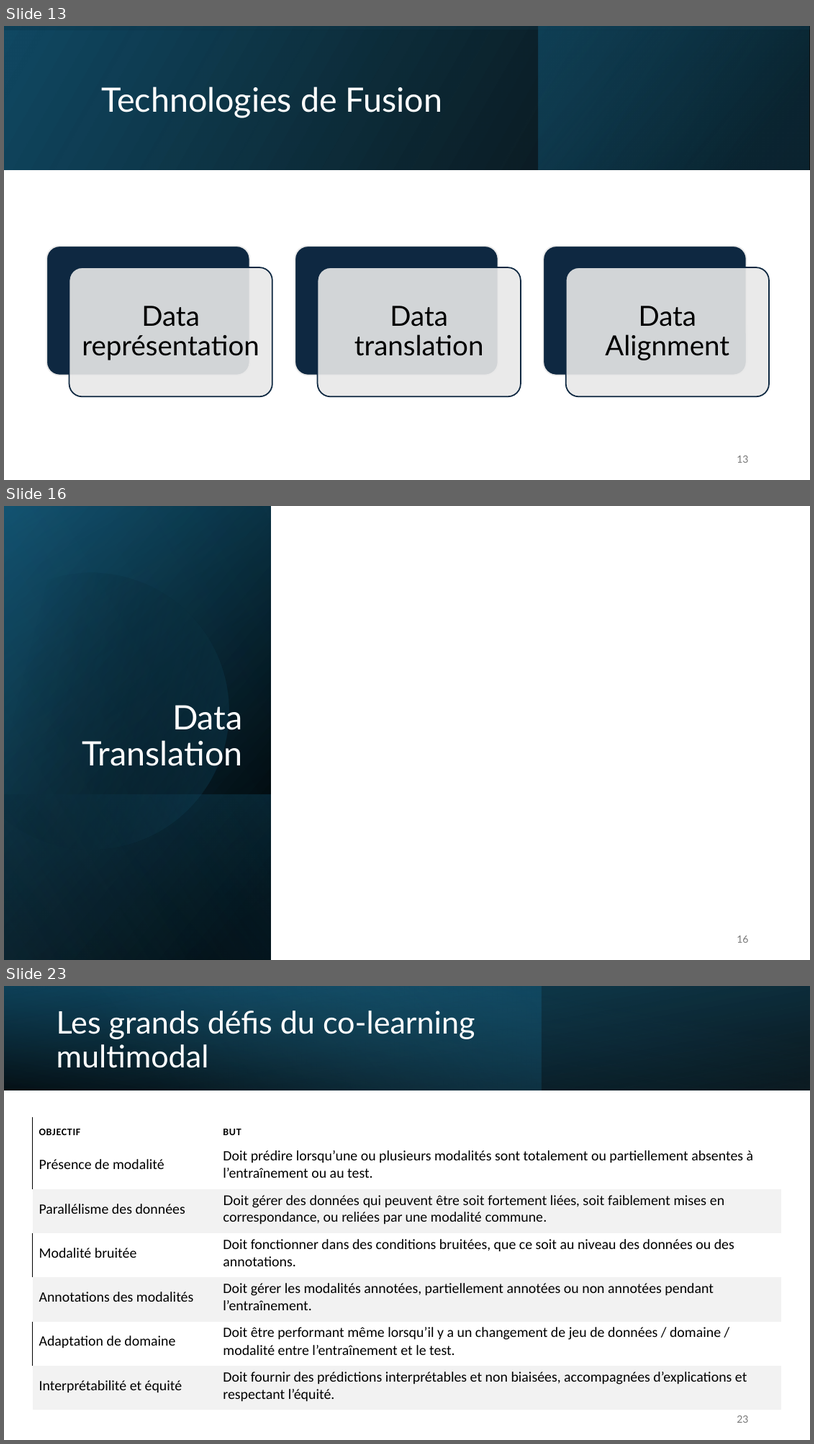
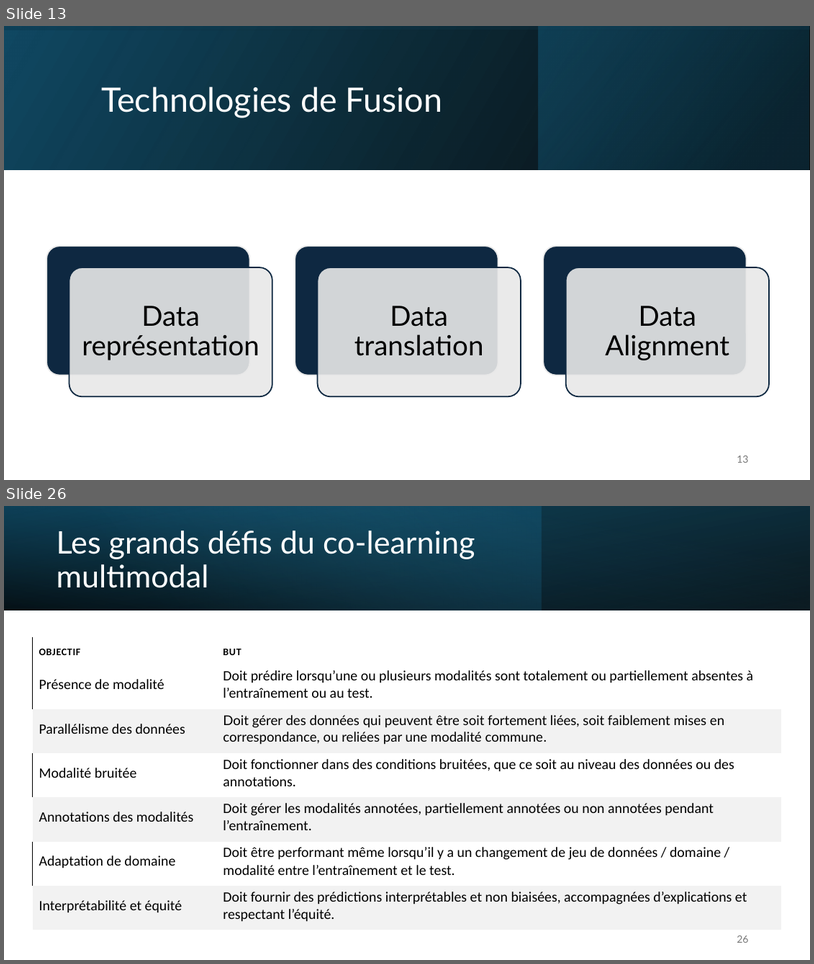
Before and after one commit to IzowRM/Stage-Cetic, a slide deck: Doc Slide/Presentation_du_27_01.pptx. Shown one above the other, each under a label of ours: slides 13, 16 and 23 before the commit, slides 13 and 26 after it; the slides between them are not shown. The pictures are 814x1444 and 814x964 pixels, drawn with LibreOffice and Linux fonts; fonts in the diff are those of the drawing. Boxes give left, top, right and bottom in pixels: in the first picture for what was removed or moved away, otherwise in the second. Text is boxed around its words. In the diff, an @@ line names an element or a change of style, - is before the commit and + after.

```diff
--- a/Doc Slide/Presentation_du_27_01.pptx
+++ b/Doc Slide/Presentation_du_27_01.pptx
@@ slide 16 removed at <box>4,506,810,960</box>, background #FFFFFF @@
@@ rectangle removed at <box>4,506,271,960</box> @@
@@ rectangle removed at <box>4,507,271,960</box> @@
@@ rectangle removed at <box>4,506,271,960</box> @@
@@ freeform shape removed at <box>4,540,262,877</box> @@
@@ title removed at <box>82,705,243,766</box> @@
-Data Translation
@@ rectangle removed at <box>4,794,271,960</box> @@
@@ page number removed at <box>737,935,748,942</box> @@
-16
@@ what was slide 23 is now slide 26 @@
@@ page number at <box>737,935,748,942</box>: text changed @@
-23
+26
```
Also in this commit, not shown: 10 slides changed, 8 slides added, 5 other slides removed, 3 other files.
